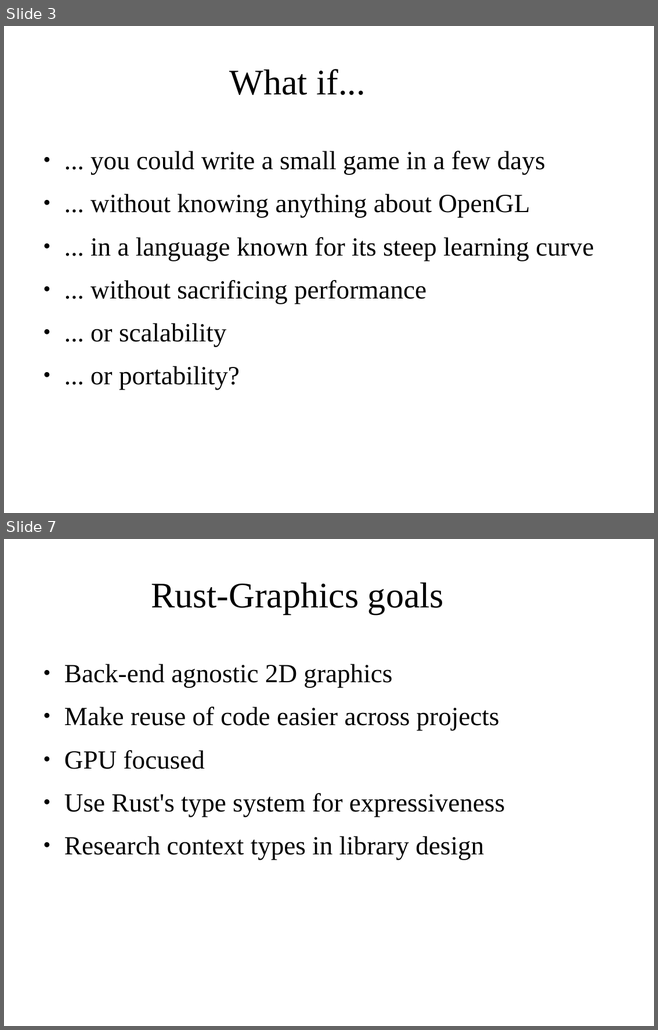
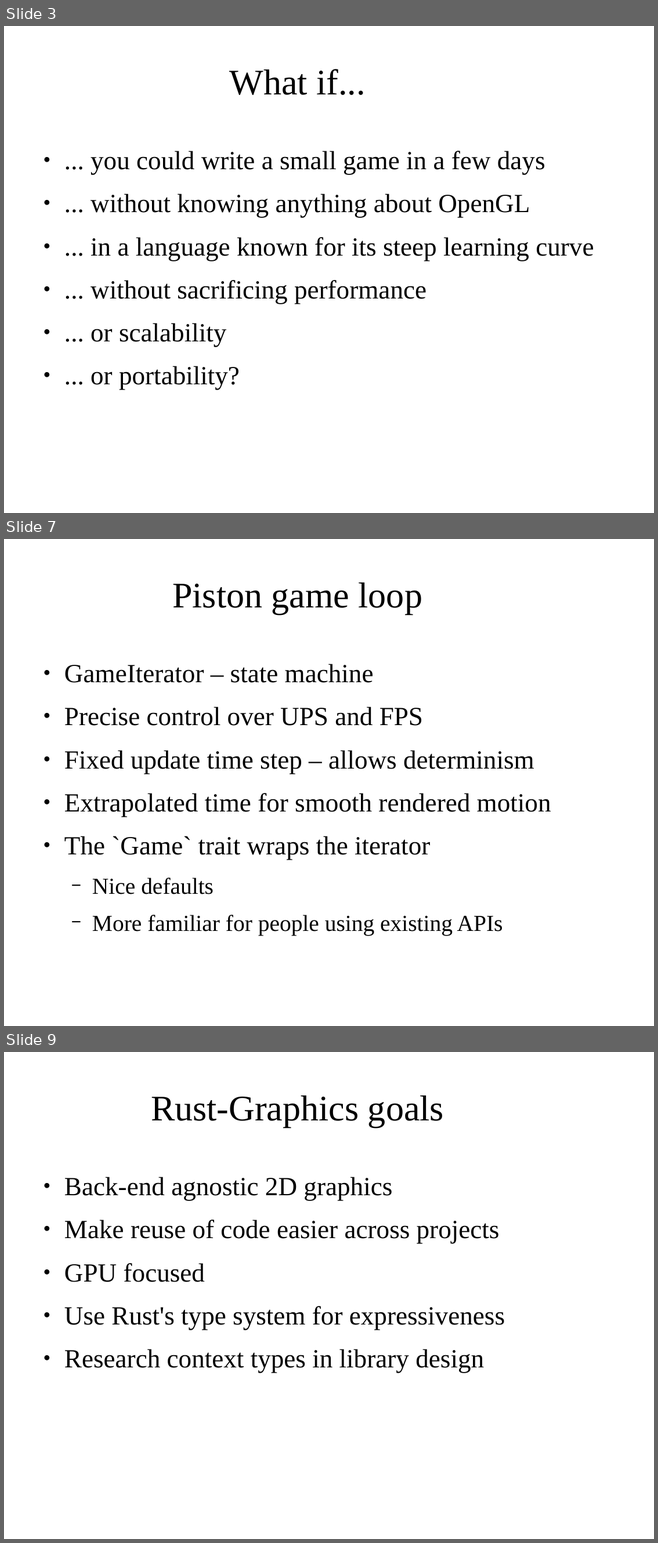
Before and after one commit to PistonDevelopers/piston, a slide deck: learning materials/impl Game for App.odp. Shown one above the other, each under a label of ours: slides 3 and 7 before the commit, slides 3, 7 and 9 after it; the slides between them are not shown. The pictures are 658x1030 and 658x1543 pixels, drawn with LibreOffice and Linux fonts; fonts in the diff are those of the drawing; background and template pictures are left out. Boxes give left, top, right and bottom in pixels: in the first picture for what was removed or moved away, otherwise in the second. Text is boxed around its words. In the diff, an @@ line names an element or a change of style, - is before the commit and + after.

```diff
--- a/learning materials/impl Game for App.odp
+++ b/learning materials/impl Game for App.odp
@@ slide 7 added at bbox=[4, 539, 654, 1026], background picture (left out) @@
@@ title added at bbox=[172, 583, 422, 614], 44 pt, text #000000 @@
+Piston game loop
@@ text added at bbox=[64, 664, 551, 936], 32 pt, text #000000 @@
+● GameIterator – state machine
+● Precise control over UPS and FPS
+● Fixed update time step – allows determinism
+● Extrapolated time for smooth rendered motion
+● The `Game` trait wraps the iterator
+  − Nice defaults
+  − More familiar for people using existing APIs
@@ what was slide 7 is now slide 9 @@
```
Also in this commit, not shown: 4 slides changed, 1 other slide added.
